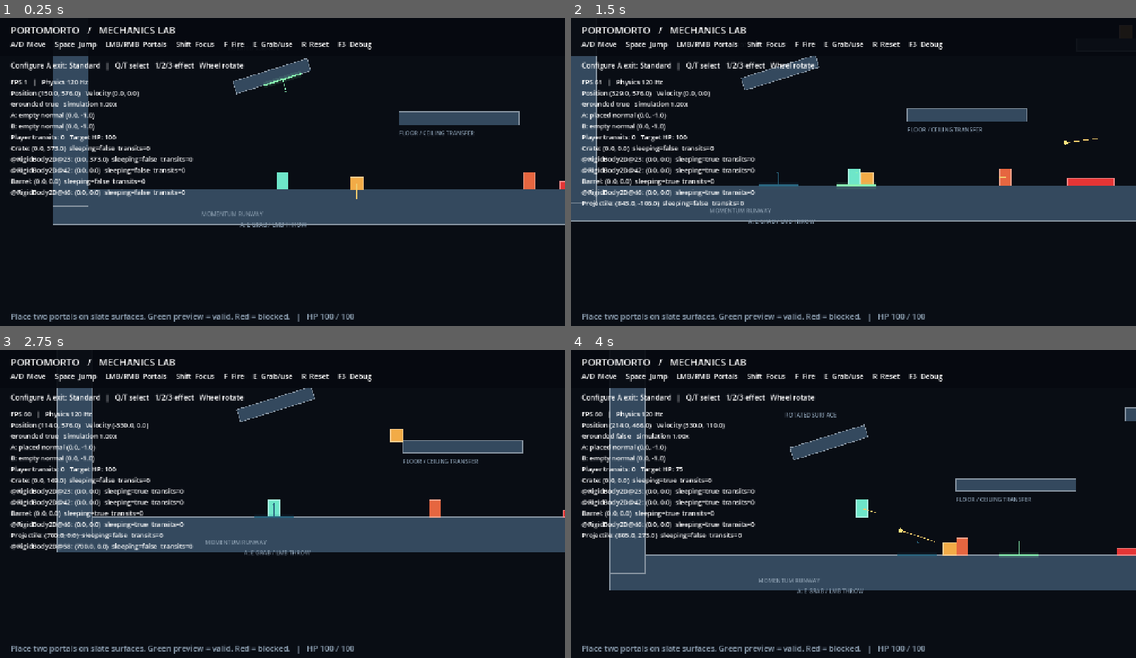
Above: before the commit, frames 1-4 (two rows, left to right).
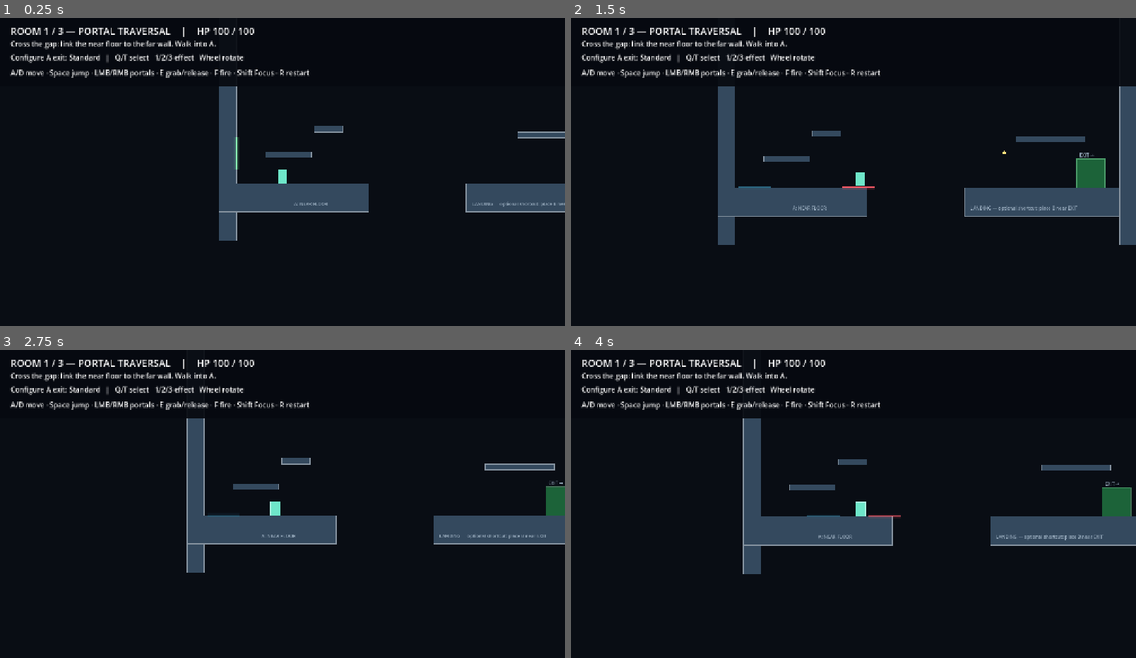
Above: after the commit, the same moments.

Repository: vtiposhnik/portomorto
Game: Godot game, scene res://scenes/game.tscn
Same seed, same stepped clock (60 frames per second), same inputs: the game is played once before the commit and once after it. Before the commit the project starts from res://scenes/sandbox.tscn.
Inputs (mouse positions are in pixels of both pictures, inside the frame that each line leads up to):
- Up to frame 1 (0.25 s): no input
- Up to frame 2 (1.5 s): move the mouse to (977, 159) at 0.52 s; hold D (move_right) 0.53-1.25 s; hold F (fire) 0.53-1.25 s; click (977, 159) at 0.67 s; tap Space (jump) at 0.77, 1.07 s; tap Shift (focus) at 0.8 s; drag from (740, 193) to (1096, 190) at 1.27 s
- Up to frame 3 (2.75 s): move the mouse to (339, 439) at 2.02 s; hold A (move_left) from 2.03 s (still down); hold E (interact) from 2.03 s (still down); click (339, 439) at 2.17 s; tap K at 2.3 s
- Up to frame 4 (4 s): release A (move_left) at 2.75 s; release E (interact) at 2.75 s; drag from (825, 571) to (684, 460) at 2.77 s; tap Enter at 3.5 s; move the mouse to (1023, 556) at 3.52 s; hold D (move_right) from 3.53 s (still down); hold Space (jump) from 3.53 s (still down); click (1023, 556) at 3.67 s; tap F (fire) at 3.8 s

The runs differ from the first frame. In frame 1, 20% of the frame differs, in the area x 1-100%, y 2-99%; in frame 2, 20%; in frame 3, 19%; in frame 4, 29%.

Commit message:
Add v0.6 three-room playable prototype and verified game flow

Diff:
--- a/project.godot
+++ b/project.godot
@@ -11,7 +11,7 @@
 [application]
 
 config/name="Portomorto — Foundation"
-run/main_scene="res://scenes/sandbox.tscn"
+run/main_scene="res://scenes/game.tscn"
 config/features=PackedStringArray("4.6", "GL Compatibility")
 
 [display]
--- /dev/null
+++ b/scenes/game.tscn
@@ -0,0 +1,4 @@
+[gd_scene format=3]
+[ext_resource type="Script" path="res://scripts/rooms/room_manager.gd" id="manager"]
+[node name="Game" type="Node"]
+script = ExtResource("manager")
--- /dev/null
+++ b/scenes/rooms/arena.tscn
@@ -0,0 +1,5 @@
+[gd_scene format=3]
+[ext_resource type="Script" path="res://scripts/rooms/room.gd" id="room"]
+[node name="Arena" type="Node2D"]
+script = ExtResource("room")
+room_index = 2
--- /dev/null
+++ b/scenes/rooms/puzzle.tscn
@@ -0,0 +1,5 @@
+[gd_scene format=3]
+[ext_resource type="Script" path="res://scripts/rooms/room.gd" id="room"]
+[node name="Puzzle" type="Node2D"]
+script = ExtResource("room")
+room_index = 1
--- /dev/null
+++ b/scenes/rooms/traversal.tscn
@@ -0,0 +1,5 @@
+[gd_scene format=3]
+[ext_resource type="Script" path="res://scripts/rooms/room.gd" id="room"]
+[node name="Traversal" type="Node2D"]
+script = ExtResource("room")
+room_index = 0
--- /dev/null
+++ b/scripts/rooms/room.gd
@@ -0,0 +1,207 @@
+class_name PrototypeRoom
+extends Node2D
+
+signal exit_reached
+signal restart_requested
+@export_range(0,2) var room_index: int = 0
+@export var death_delay: float = 0.6
+var player: PlayerController
+var portals: PortalSystem
+var placement: PortalPlacement
+var effects: PortalEffectControls
+var camera: FollowCamera
+var time_control: TimeControl
+var exit_area: Area2D
+var exit_visual: BodyVisual
+var exit_unlocked: bool = false
+var exit_sent: bool = false
+var death_left: float = -1.0
+var crate: RigidBody2D
+var plate: PressurePlate
+var door: MechanismDoor
+var enemies_left: int = 0
+var objective: String
+var heading: Label
+var status: Label
+var effect_text: Label
+
+func _ready() -> void:
+	_build_geometry()
+	player = entity("res://scenes/entities/player.tscn",Vector2(120,576)) as PlayerController
+	player.died.connect(func(): death_left = death_delay)
+	portals = PortalSystem.new()
+	add_child(portals)
+	placement = PortalPlacement.new()
+	placement.system = portals
+	placement.aim_origin = player
+	add_child(placement)
+	effects = PortalEffectControls.new()
+	effects.system = portals
+	add_child(effects)
+	var visuals := PortalVisuals.new()
+	visuals.system = portals
+	visuals.placement = placement
+	visuals.debug_enabled = false
+	add_child(visuals)
+	time_control = TimeControl.new()
+	add_child(time_control)
+	camera = FollowCamera.new()
+	camera.target = player
+	camera.view_zoom = 0.65
+	add_child(camera)
+	_build_exit()
+	_build_hud()
+
+func entity(path: String, point: Vector2) -> Node2D:
+	var body: Node2D = load(path).instantiate()
+	body.position = point
+	add_child(body)
+	return body
+
+func wall(point: Vector2, size: Vector2, portal_surface: bool = true) -> StaticBody2D:
+	var body := StaticBody2D.new()
+	body.position = point
+	if portal_surface:
+		body.add_to_group("portal_surfaces")
+	var collision := CollisionShape2D.new()
+	collision.name = "CollisionShape2D"
+	var shape := RectangleShape2D.new()
+	shape.size = size
+	collision.shape = shape
+	body.add_child(collision)
+	var visual := BodyVisual.new()
+	visual.size = size
+	visual.color = Color("34495e")
+	body.add_child(visual)
+	add_child(body)
+	return body
+
+func _build_geometry() -> void:
+	wall(Vector2(-70,300),Vector2(60,1000))
+	wall(Vector2(1330,300),Vector2(60,1000))
+	if room_index == 0:
+		objective = "Cross the gap: link the near floor to the far wall. Walk into A."
+		wall(Vector2(160,650),Vector2(520,100))
+		wall(Vector2(1030,650),Vector2(540,100))
+		wall(Vector2(140,500),Vector2(160,20))
+		wall(Vector2(280,410),Vector2(100,20))
+		wall(Vector2(1060,430),Vector2(240,20))
+		exit_unlocked = true
+		world_text(Vector2(160,660),"A: NEAR FLOOR")
+		world_text(Vector2(780,660),"LANDING — optional shortcut: place B near EXIT")
+	elif room_index == 1:
+		objective = "E carries/releases. Put the crate on the green plate, then jump over it to reach the exit."
+		wall(Vector2(600,650),Vector2(1400,100))
+		wall(Vector2(600,290),Vector2(1400,40))
+		crate = entity("res://scenes/entities/crate.tscn",Vector2(320,582)) as RigidBody2D
+		plate = entity("res://scenes/environment/plate.tscn",Vector2(650,591)) as PressurePlate
+		plate.minimum_mass = 2.0
+		plate.allow_characters = false
+		plate.required_group = &"carryable"
+		door = entity("res://scenes/environment/door.tscn",Vector2(920,530)) as MechanismDoor
+		plate.activation_changed.connect(door.receive_activation)
+		plate.activation_changed.connect(func(_source: Node,active: bool): exit_unlocked = active)
+		door.receive_activation(plate,false)
+		world_text(Vector2(270,660),"E grab/release · Aim with mouse · Carry above the plate, then release")
+	else:
+		objective = "Defeat both enemies. F fires; portals, crate, barrel and spikes also work."
+		wall(Vector2(600,650),Vector2(1400,100))
+		wall(Vector2(600,200),Vector2(800,40))
+		wall(Vector2(350,490),Vector2(180,20))
+		crate = entity("res://scenes/entities/crate.tscn",Vector2(350,582)) as RigidBody2D
+		entity("res://scenes/environment/barrel.tscn",Vector2(820,582))
+		entity("res://scenes/environment/spikes.tscn",Vector2(930,591))
+		for data in [["melee_enemy",Vector2(650,576)],["ranged_enemy",Vector2(1080,576)]]:
+			var enemy: EnemyMotor = entity("res://scenes/entities/"+data[0]+".tscn",data[1]) as EnemyMotor
+			enemies_left += 1
+			enemy.tree_exited.connect(_enemy_removed)
+		world_text(Vector2(280,660),"Use the ledge for cover; the barrel and spikes can defeat enemies too")
+
+func _enemy_removed() -> void:
+	# Room-local accounting; unloading a whole room cannot unlock another room.
+	enemies_left = maxi(0,enemies_left-1)
+	exit_unlocked = enemies_left == 0
+
+func _build_exit() -> void:
+	exit_area = Area2D.new()
+	exit_area.position = Vector2(1200,550)
+	exit_area.collision_layer = 0
+	exit_area.collision_mask = 2
+	var collision := CollisionShape2D.new()
+	var shape := RectangleShape2D.new()
+	shape.size = Vector2(100,100)
+	collision.shape = shape
+	exit_area.add_child(collision)
+	exit_visual = BodyVisual.new()
+	exit_visual.size = shape.size
+	exit_area.add_child(exit_visual)
+	add_child(exit_area)
+	world_text(Vector2(1160,475),"EXIT →")
+
+func _physics_process(delta: float) -> void:
+	if death_left >= 0:
+		death_left -= delta
+		if death_left <= 0:
+			death_left = -1
+			restart_requested.emit()
+		return
+	if player.global_position.y > 950:
+		Damage.deliver(player,DamageEvent.new(player.get_node("Health").maximum))
+	if not player.dead and exit_unlocked and not exit_sent and player in exit_area.get_overlapping_bodies():
+		exit_sent = true
+		exit_reached.emit()
+
+func _unhandled_input(event: InputEvent) -> void:
+	if event.is_action_pressed("fire"):
+		fire_toward(get_global_mouse_position())
+
+func fire_toward(point: Vector2) -> void:
+	if player.dead:
+		return
+	var direction: Vector2 = (point-player.global_position).normalized()
+	var shot: RigidBody2D = ProjectileEmitter.PROJECTILE.instantiate()
+	shot.position = player.global_position + direction*30
+	shot.linear_velocity = direction*850
+	add_child(shot)
+
+func _build_hud() -> void:
+	var hud := CanvasLayer.new()
+	var background := ColorRect.new()
+	background.color = Color(0.025,0.035,0.06,0.92)
+	background.size = Vector2(1280,155)
+	background.mouse_filter = Control.MOUSE_FILTER_IGNORE
+	hud.add_child(background)
+	heading = Label.new()
+	heading.position = Vector2(24,14)
+	heading.add_theme_font_size_override("font_size",22)
+	hud.add_child(heading)
+	var task := Label.new()
+	task.position = Vector2(24,47)
+	task.text = objective
+	hud.add_child(task)
+	effect_text = Label.new()
+	effect_text.position = Vector2(24,78)
+	hud.add_child(effect_text)
+	status = Label.new()
+	status.position = Vector2(24,113)
+	hud.add_child(status)
+	add_child(hud)
+
+func _process(_delta: float) -> void:
+	heading.text = "ROOM %d / 3 — %s    |    HP %.0f / %.0f" % [room_index+1,["PORTAL TRAVERSAL","PHYSICS PUZZLE","COMBAT ARENA"][room_index],player.get_node("Health").current,player.get_node("Health").maximum]
+	if time_control.focused:
+		heading.text += "   [FOCUS]"
+	effect_text.text = effects.description()
+	status.text = "A/D move · Space jump · LMB/RMB portals · E grab/release · F fire · Shift Focus · R restart"
+	if is_instance_valid(player.get_node("Interaction").held):
+		status.text = "CARRYING: LMB throws · E releases · R restarts room"
+	if player.dead:
+		status.text = "DEAD — restarting this room…  |  R restarts immediately"
+	exit_visual.color = Color(0.2,0.8,0.4,0.45) if exit_unlocked else Color(0.8,0.25,0.2,0.45)
+
+func world_text(point: Vector2, text: String) -> void:
+	var label := Label.new()
+	label.position = point
+	label.text = text
+	label.modulate = Color("93a6b8")
+	add_child(label)
--- /dev/null
+++ b/scripts/rooms/room_manager.gd
@@ -0,0 +1,60 @@
+class_name RoomManager
+extends Node
+
+const ROOMS: Array[PackedScene] = [preload("res://scenes/rooms/traversal.tscn"),preload("res://scenes/rooms/puzzle.tscn"),preload("res://scenes/rooms/arena.tscn")]
+var current_room: PrototypeRoom
+var room_index: int = 0
+var transitioning: bool = true
+var completed: bool = false
+var completion_ui: CanvasLayer
+
+func _ready() -> void:
+	_load_room.call_deferred(0)
+
+func _unhandled_input(event: InputEvent) -> void:
+	if event.is_action_pressed("reset"):
+		restart()
+
+func restart() -> void:
+	if transitioning:
+		return
+	transitioning = true
+	_load_room.call_deferred(0 if completed else room_index)
+
+func _advance() -> void:
+	if transitioning or not is_instance_valid(current_room) or not current_room.exit_unlocked:
+		return
+	transitioning = true
+	_load_room.call_deferred(room_index+1)
+
+func _load_room(index: int) -> void:
+	if is_instance_valid(current_room):
+		current_room.process_mode = Node.PROCESS_MODE_DISABLED
+		current_room.player.get_node("Interaction").release()
+		current_room.queue_free()
+		current_room = null
+	if is_instance_valid(completion_ui):
+		completion_ui.queue_free()
+	# Drain destruction before adding another player's groups, camera or portal system.
+	await get_tree().process_frame
+	Engine.time_scale = 1.0
+	Input.action_release("focus")
+	completed = index >= ROOMS.size()
+	if completed:
+		_show_completion()
+	else:
+		room_index = index
+		current_room = ROOMS[index].instantiate()
+		current_room.exit_reached.connect(_advance)
+		current_room.restart_requested.connect(restart)
+		add_child(current_room)
+	transitioning = false
+
+func _show_completion() -> void:
+	completion_ui = CanvasLayer.new()
+	var text := Label.new()
+	text.position = Vector2(120,220)
+	text.add_theme_font_size_override("font_size",28)
+	text.text = "PROTOTYPE COMPLETE\n\nTraversal · Physics puzzle · Combat\n\nPress R to start again from Room 1."
+	completion_ui.add_child(text)
+	add_child(completion_ui)
--- /dev/null
+++ b/tests/playthrough.gd
@@ -0,0 +1,221 @@
+extends "res://tests/run.gd"
+
+var game: RoomManager
+
+func loaded(index: int) -> bool:
+	return not game.transitioning and is_instance_valid(game.current_room) and game.room_index == index
+
+func await_room(index: int) -> void:
+	for frame in 240:
+		if loaded(index):
+			return
+		await ticks(1)
+	check(false,"room %d loaded before timeout" % index)
+
+func move_to(x: float, limit: int = 600) -> void:
+	for frame in limit:
+		if not is_instance_valid(game.current_room):
+			break
+		var offset: float = x-game.current_room.player.position.x
+		Input.action_release("move_left")
+		Input.action_release("move_right")
+		if absf(offset) < 5:
+			break
+		Input.action_press("move_right" if offset > 0 else "move_left")
+		await ticks(1)
+	Input.action_release("move_left")
+	Input.action_release("move_right")
+	await ticks(15)
+
+func aim(point: Vector2) -> void:
+	var mouse := InputEventMouseMotion.new()
+	mouse.position = game.current_room.get_global_transform_with_canvas()*point
+	mouse.global_position = mouse.position
+	Input.parse_input_event(mouse)
+
+func place(index: int, point: Vector2) -> bool:
+	var room: PrototypeRoom = game.current_room
+	var candidate: Dictionary = room.placement.candidate(room.player.global_position,point,index)
+	if not candidate.get("valid",false):
+		return false
+	room.portals.endpoints[index].configure(candidate.position,candidate.normal,candidate.surface)
+	return true
+
+func focus_check() -> void:
+	Input.action_press("focus")
+	await ticks(3)
+	check(is_equal_approx(Engine.time_scale,0.2),"Focus works in room %d" % (game.room_index+1))
+	Input.action_release("focus")
+	await ticks(3)
+	check(Engine.time_scale == 1.0 and game.current_room.camera.is_current() and game.current_room.camera.target == game.current_room.player,"normal time and camera active in room %d" % (game.room_index+1))
+
+func run() -> void:
+	root.size = Vector2i(1280,720)
+	game = load("res://scenes/game.tscn").instantiate()
+	root.add_child(game)
+	current_scene = game
+	await await_room(0)
+	await ticks(12)
+	check(game.room_index == 0 and game.current_room.player.position.distance_to(Vector2(120,576)) < 2,"main scene begins at Room 1 start")
+	await focus_check()
+	# Execute a normal-jump attempt across the gap; falling must reset this room.
+	await move_to(398)
+	var old_room: int = game.current_room.get_instance_id()
+	Input.action_press("jump")
+	Input.action_press("move_right")
+	for frame in 300:
+		await ticks(1)
+		if not is_instance_valid(game.current_room) or game.current_room.get_instance_id() != old_room:
+			break
+	Input.action_release("jump")
+	Input.action_release("move_right")
+	await await_room(0)
+	check(game.current_room.get_instance_id() != old_room,"gap cannot be crossed by normal jump; death restarts same room")
+	await move_to(340)
+	check(place(1,Vector2(1300,520)) and place(0,Vector2(340,600)),"legitimate near-floor and far-wall placement")
+	var transits: Array[int] = [0]
+	game.current_room.portals.transit.connect(func(_body: PortalTraveller,_a:int,_b:int): transits[0]+=1)
+	await await_room(1)
+	check(game.room_index == 1 and transits[0] > 0,"Room 1 completed through actual portal traversal and exit overlap")
+	check(not game.current_room.portals.linked() and game.current_room.effects.selected == 0,"transition clears portals and selected endpoint")
+	await focus_check()
+	# Rebinding persists across room loads; no InputMap reconstruction occurs.
+	var binding := InputEventKey.new()
+	binding.physical_keycode = KEY_K
+	InputMap.action_add_event("fire",binding)
+	await move_to(240)
+	var room: PrototypeRoom = game.current_room
+	var carry: ObjectInteraction = room.player.get_node("Interaction")
+	check(carry.grab(room.crate),"Room 2 crate reachable by normal movement and grab")
+	# Aim the spring upward/right while walking; no rigid-body pose is assigned.
+	for frame in 300:
+		aim(room.player.position+Vector2(85,-30))
+		if room.player.position.x >= 565:
+			break
+		Input.action_press("move_right")
+		await ticks(1)
+	Input.action_release("move_right")
+	for frame in 60:
+		aim(Vector2(650,550))
+		await ticks(1)
+	carry.release()
+	await ticks(75)
+	print("PUZZLE player ",room.player.position," crate ",room.crate.position," plate ",room.plate.active)
+	check(room.plate.active and room.door.requested_open and room.exit_unlocked,"carried crate settles on plate and opens exit")
+	# Manual restart restores every puzzle state and portal effect while preserving controls.
+	room.portals.endpoints[0].effect = AcceleratorEffect.new()
+	room.portals.endpoints[1].effect = RotatorEffect.new()
+	room.effects.selected = 1
+	old_room = room.get_instance_id()
+	var restart_event := InputEventAction.new()
+	restart_event.action = "reset"
+	restart_event.pressed = true
+	game._unhandled_input(restart_event)
+	await ticks(5)
+	await await_room(1)
+	check(game.current_room.get_instance_id() != old_room and not game.current_room.plate.active and not game.current_room.door.requested_open,"manual restart resets crate, plate, door and room instance")
+	check(game.current_room.portals.endpoints[0].effect == null and game.current_room.portals.endpoints[1].effect == null and game.current_room.effects.selected == 0 and InputMap.action_has_event("fire",binding),"restart resets effects but preserves control bindings")
+	# Repeat the puzzle with the same physical carrying route.
+	await move_to(240)
+	room = game.current_room
+	carry = room.player.get_node("Interaction")
+	carry.grab(room.crate)
+	for frame in 300:
+		aim(room.player.position+Vector2(85,-30))
+		if room.player.position.x >= 565: break
+		Input.action_press("move_right")
+		await ticks(1)
+	Input.action_release("move_right")
+	for frame in 60:
+		aim(Vector2(650,550))
+		await ticks(1)
+	carry.release()
+	await ticks(75)
+	check(room.plate.active,"puzzle is repeatably solvable after restart")
+	Input.action_press("jump")
+	Input.action_press("move_right")
+	await ticks(80)
+	Input.action_release("jump")
+	Input.action_release("move_right")
+	await move_to(1200)
+	await await_room(2)
+	check(game.room_index == 2 and not game.current_room.exit_unlocked,"Room 2 exit transitions to locked combat arena")
+	await focus_check()
+	room = game.current_room
+	# Perturb arena state through its real components, then verify room-local reset.
+	await move_to(240)
+	carry = room.player.get_node("Interaction")
+	carry.grab(room.crate)
+	Damage.deliver(room.get_node("Barrel"),DamageEvent.new(25))
+	Damage.deliver(get_nodes_in_group("enemies")[0],DamageEvent.new(5))
+	place(0,Vector2(240,600))
+	place(1,Vector2(1100,600))
+	room.portals.endpoints[1].effect = AcceleratorEffect.new()
+	Input.action_press("focus")
+	await ticks(3)
+	old_room = room.get_instance_id()
+	game._unhandled_input(restart_event)
+	await ticks(5)
+	await await_room(2)
+	room = game.current_room
+	check(room.get_instance_id() != old_room and room.enemies_left == 2 and room.has_node("Barrel") and room.has_node("Spikes"),"arena restart restores enemies, explosive and hazard")
+	check(not room.portals.linked() and room.portals.endpoints[1].effect == null and not is_instance_valid(room.player.get_node("Interaction").held) and Engine.time_scale == 1.0,"restart clears held object, portal effects and Focus")
+	check(get_nodes_in_group("player").size() == 1 and get_nodes_in_group("portal_system").size() == 1,"unloading leaves no duplicate actor or portal system")
+	old_room = room.get_instance_id()
+	Damage.deliver(room.player,DamageEvent.new(1000))
+	await ticks(110)
+	await await_room(2)
+	room = game.current_room
+	check(room.get_instance_id() != old_room and room.player.get_node("Health").current == 100 and room.enemies_left == 2,"arena death restarts current room with full health and restored enemies")
+	# Clear the firing lane by grabbing and throwing the crate back toward spawn.
+	await move_to(240)
+	carry = room.player.get_node("Interaction")
+	check(carry.grab(room.crate),"arena crate can be manipulated before combat")
+	carry.throw_toward(room.player.position+Vector2(-500,-100))
+	# Fight using real player projectiles, with normal jump inputs and Focus.
+	Input.action_press("focus")
+	for frame in 1800:
+		if game.current_room != room or room.player.dead:
+			break
+		if room.enemies_left == 0:
+			break
+		if room.player.is_on_floor():
+			Input.action_release("jump")
+			await ticks(1)
+			Input.action_press("jump")
+		if frame % 12 == 0:
+			var enemies: Array[Node] = get_nodes_in_group("enemies")
+			if not enemies.is_empty():
+				room.fire_toward(enemies[0].global_position)
+		await ticks(1)
+	Input.action_release("jump")
+	Input.action_release("focus")
+	check(is_instance_valid(room) and not room.player.dead and room.enemies_left == 0 and room.exit_unlocked,"both arena enemies defeated by actual projectiles; exit unlocks")
+	if is_instance_valid(room) and not room.player.dead and room.enemies_left == 0:
+		# Move along the upper side of the spike strip with ordinary jumps.
+		await move_to(820)
+		Input.action_press("jump")
+		Input.action_press("move_right")
+		await ticks(80)
+		Input.action_release("jump")
+		Input.action_release("move_right")
+		await move_to(1200)
+	for frame in 100:
+		await ticks(1)
+		if game.completed: break
+	check(game.completed and is_instance_valid(game.completion_ui),"Room 3 exit displays completion screen")
+	check(get_nodes_in_group("player").is_empty() and get_nodes_in_group("portal_system").is_empty() and Engine.time_scale == 1.0,"completion unloads actors, portals and slow time")
+	game.restart()
+	await ticks(5)
+	await await_room(0)
+	check(not game.completed and game.room_index == 0,"completion restart begins a fresh Room 1")
+	check(InputMap.action_has_event("fire",binding),"controls persist through completion and fresh run")
+	await move_to(340)
+	check(place(1,Vector2(1200,600)) and place(0,Vector2(340,600)),"optional floor-to-exit shortcut uses valid placement")
+	await await_room(1)
+	check(game.room_index == 1,"optional portal shortcut completes Room 1")
+	InputMap.action_erase_event("fire",binding)
+	game.queue_free()
+	await process_frame
+	print("PLAYTHROUGH RESULT: %d checks, %d failures" % [checks,failures])
+	quit(1 if failures else 0)
Not shown, added: scripts/rooms/room.gd.uid
Not shown, added: scripts/rooms/room_manager.gd.uid
Not shown, added: tests/playthrough.gd.uid
Not shown, changed: tests/MANUAL.md
